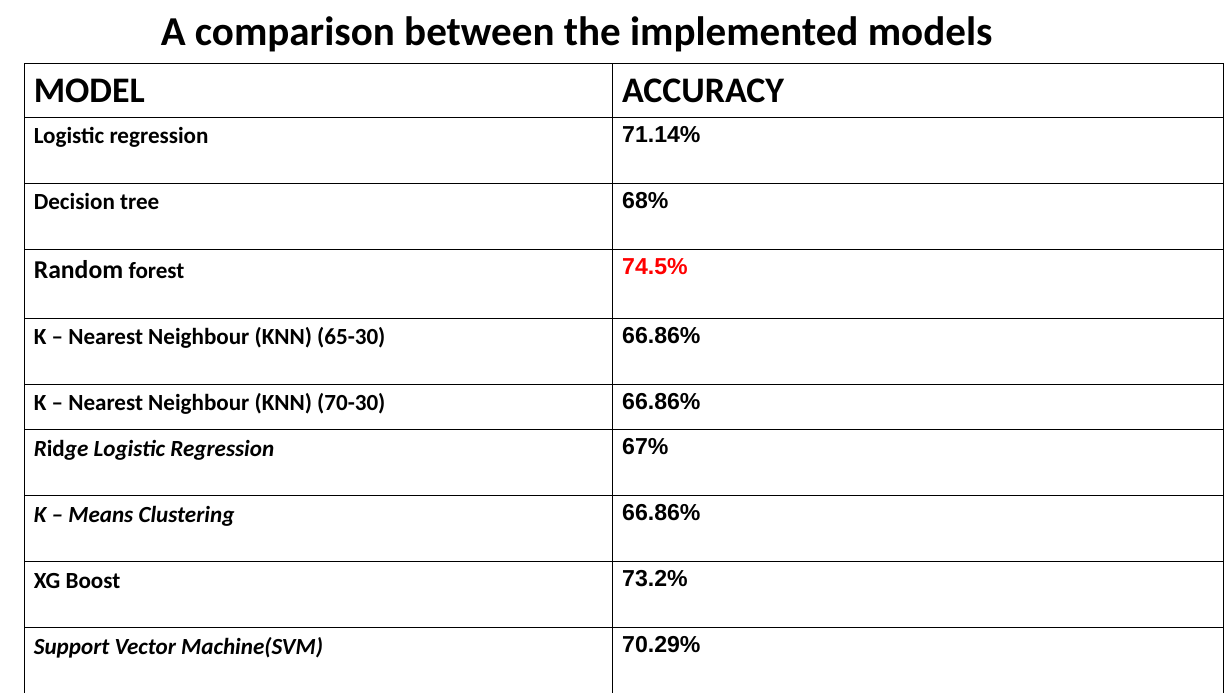
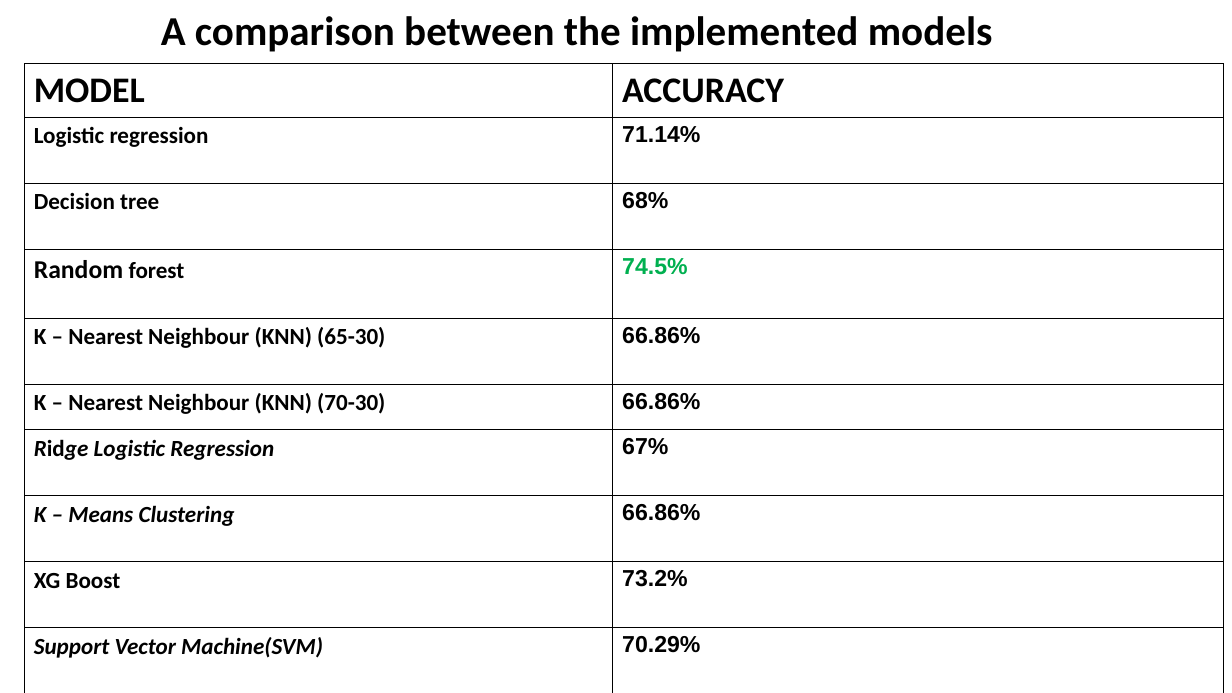
Before and after one commit to adepu93/Classification-Credit-Risk-prediction-, a slide deck: slide 24 of Presentation1.pptx. Drawn at 1232x693 pixels with LibreOffice and Linux fonts; fonts in the diff are those of the drawing; background and template pictures are left out. Boxes give left, top, right and bottom in pixels: in the first picture for what was removed or moved away, otherwise in the second. Text is boxed around its words. In the diff, an @@ line names an element or a change of style, - is before the commit and + after.

```diff
--- a/Presentation1.pptx
+++ b/Presentation1.pptx
@@ table at (25,64,1224,693) @@
@@ text colour #FF0000 to #00B050 in "74.5%" @@
```
Also in this commit, not shown: 4 other slides changed.
